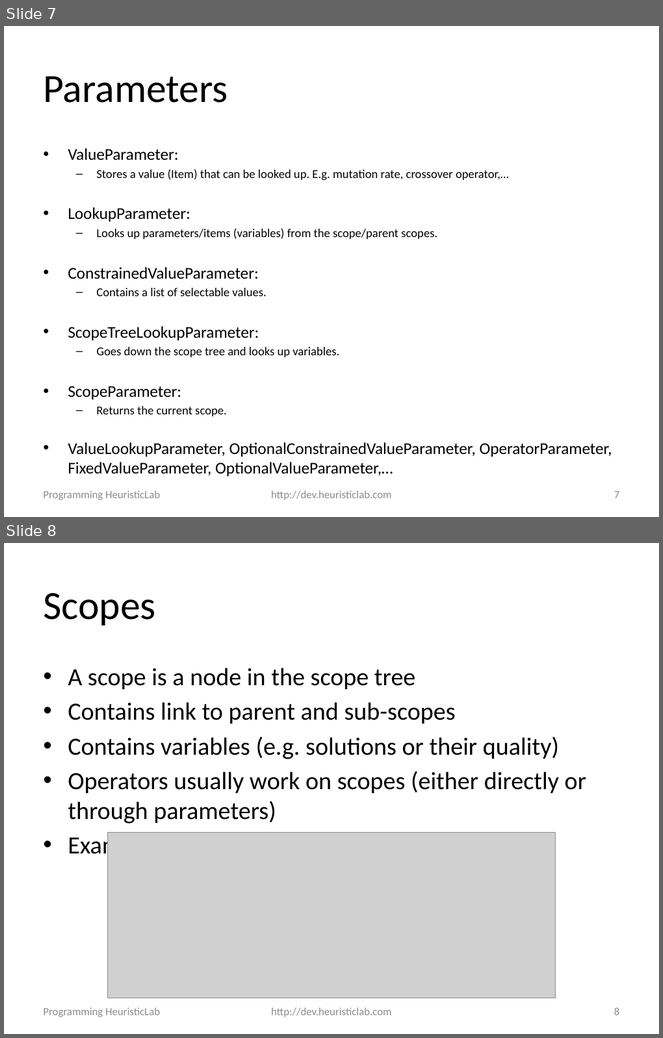
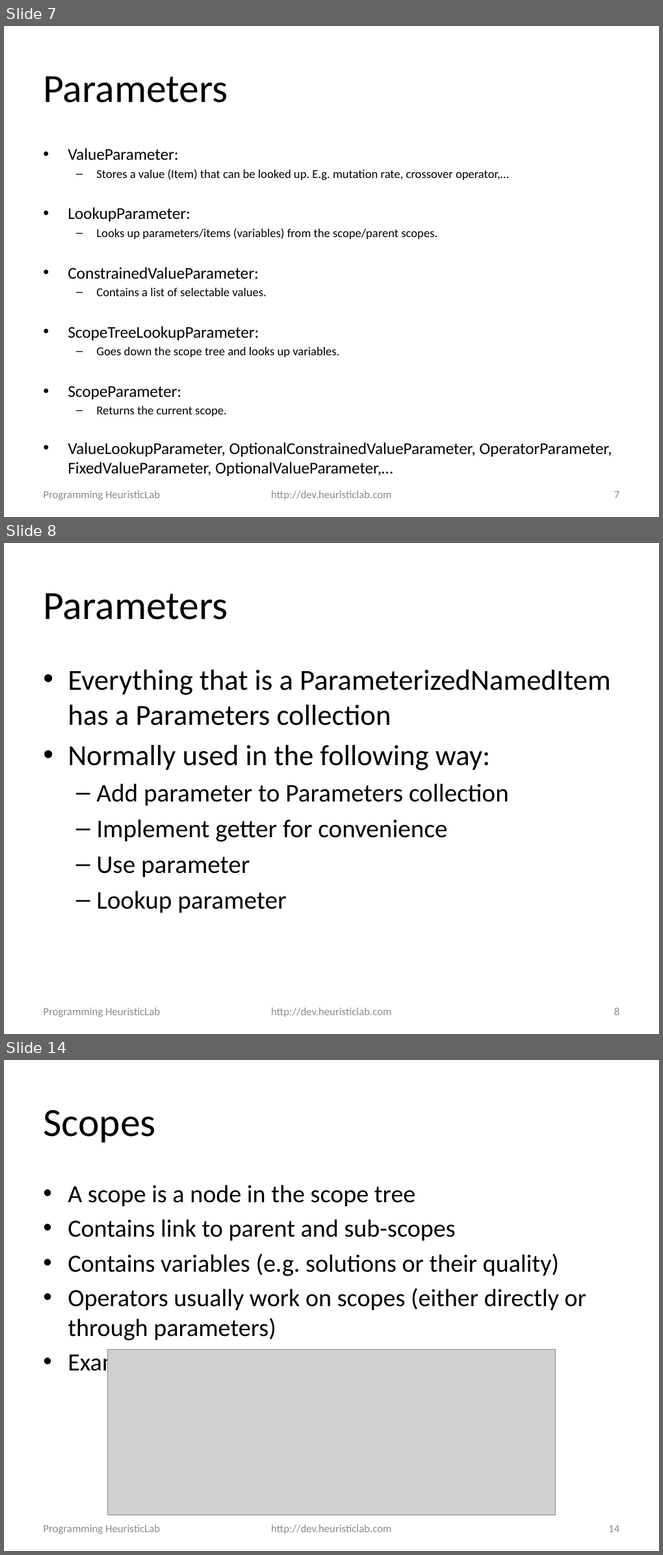
Before and after one commit to heal-research/HeuristicLab, a slide deck: documentation/Tutorials/Programming HeuristicLab - Algorithms and Problems.pptx. Shown one above the other, each under a label of ours: slides 7 and 8 before the commit, slides 7, 8 and 14 after it; the slides between them are not shown. The pictures are 663x1038 and 663x1555 pixels, drawn with LibreOffice and Linux fonts; fonts in the diff are those of the drawing; grey boxes stand for pictures; background and template pictures are left out. Boxes give left, top, right and bottom in pixels: in the first picture for what was removed or moved away, otherwise in the second. Text is boxed around its words. In the diff, an @@ line names an element or a change of style, - is before the commit and + after.

Commit message:
#2317 worked on programming slides

```diff
--- a/documentation/Tutorials/Programming HeuristicLab - Algorithms and Problems.pptx
+++ b/documentation/Tutorials/Programming HeuristicLab - Algorithms and Problems.pptx
@@ slide 8 added at (4, 543, 659, 1034), background #FFFFFF @@
@@ title added at (43, 593, 228, 620), 44 pt, text #000000 @@
+Parameters
@@ text added at (68, 670, 611, 913), 32 pt, text #000000 @@
+• Everything that is a ParameterizedNamedItem has a Parameters collection
+• Normally used in the following way:
+  – Add parameter to Parameters collection
+  – Implement getter for convenience
+  – Use parameter
+  – Lookup parameter
@@ text added at (43, 1008, 160, 1017), 12 pt, text #8C8C8C @@
+Programming HeuristicLab
@@ text added at (271, 1008, 392, 1017), 12 pt, text #8C8C8C @@
+http://dev.heuristiclab.com
@@ page number added at (614, 1008, 620, 1016), 12 pt, text #8C8C8C @@
+8
@@ what was slide 8 is now slide 14 @@
@@ page number at (608, 1525, 620, 1533): text changed @@
-8
+14
```
Also in this commit, not shown: 7 other slides added.
